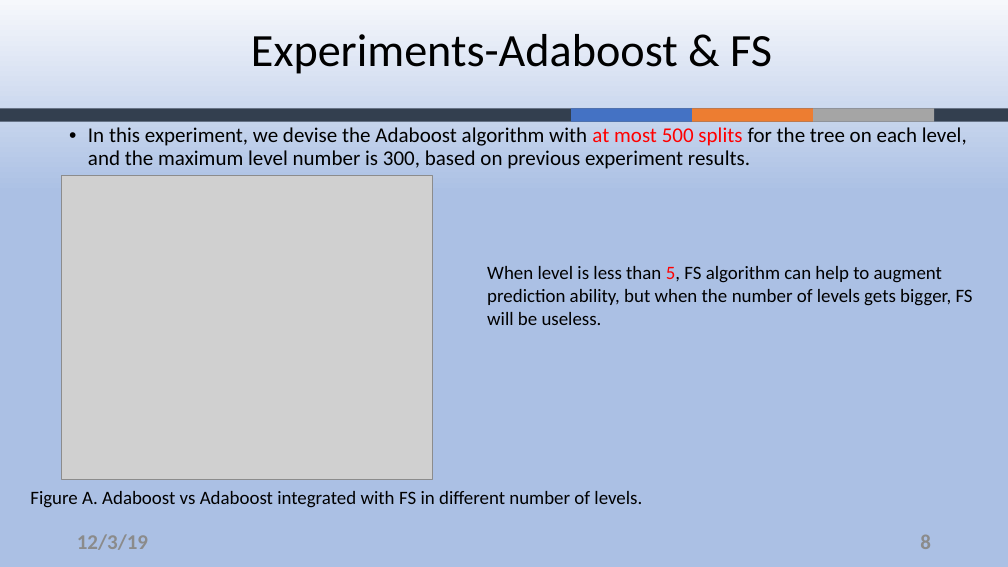
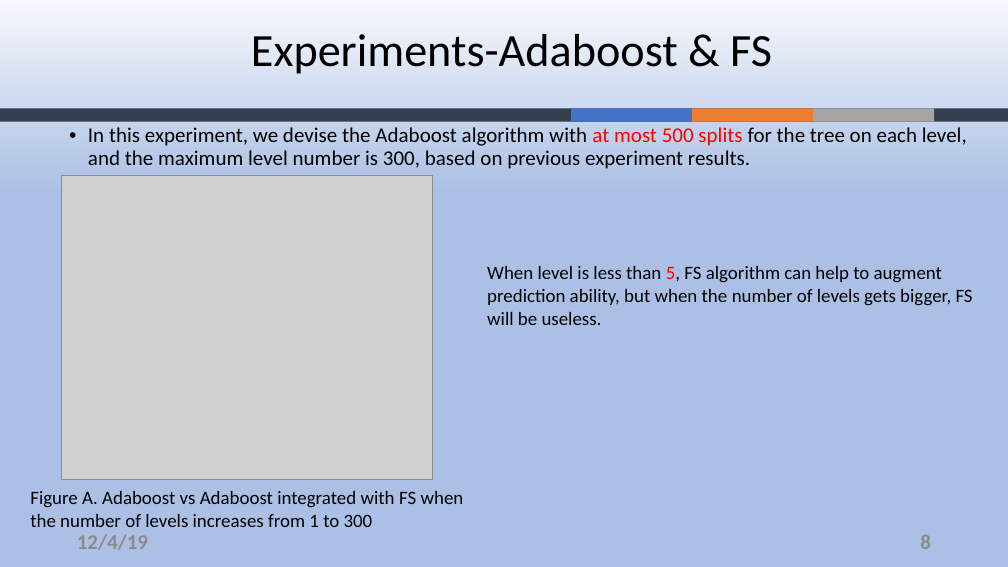
Before and after one commit to ZouYao0720/final-project-, a slide deck: slide 8 of final-presentation.pptx. Drawn at 1008x567 pixels with LibreOffice and Linux fonts; fonts in the diff are those of the drawing; grey boxes stand for pictures; background and template pictures are left out. Boxes give left, top, right and bottom in pixels: in the first picture for what was removed or moved away, otherwise in the second. Text is boxed around its words. In the diff, an @@ line names an element or a change of style, - is before the commit and + after.

```diff
--- a/final-presentation.pptx
+++ b/final-presentation.pptx
@@ text at <box>30,491,464,527</box>: text changed @@
-Figure A. Adaboost vs Adaboost integrated with FS in different number of levels.
+Figure A. Adaboost vs Adaboost integrated with FS when the number of levels increases from 1 to 300
@@ text at <box>77,534,148,550</box>: text changed @@
-12/3/19
+12/4/19
```
Also in this commit, not shown: 10 other slides changed.
